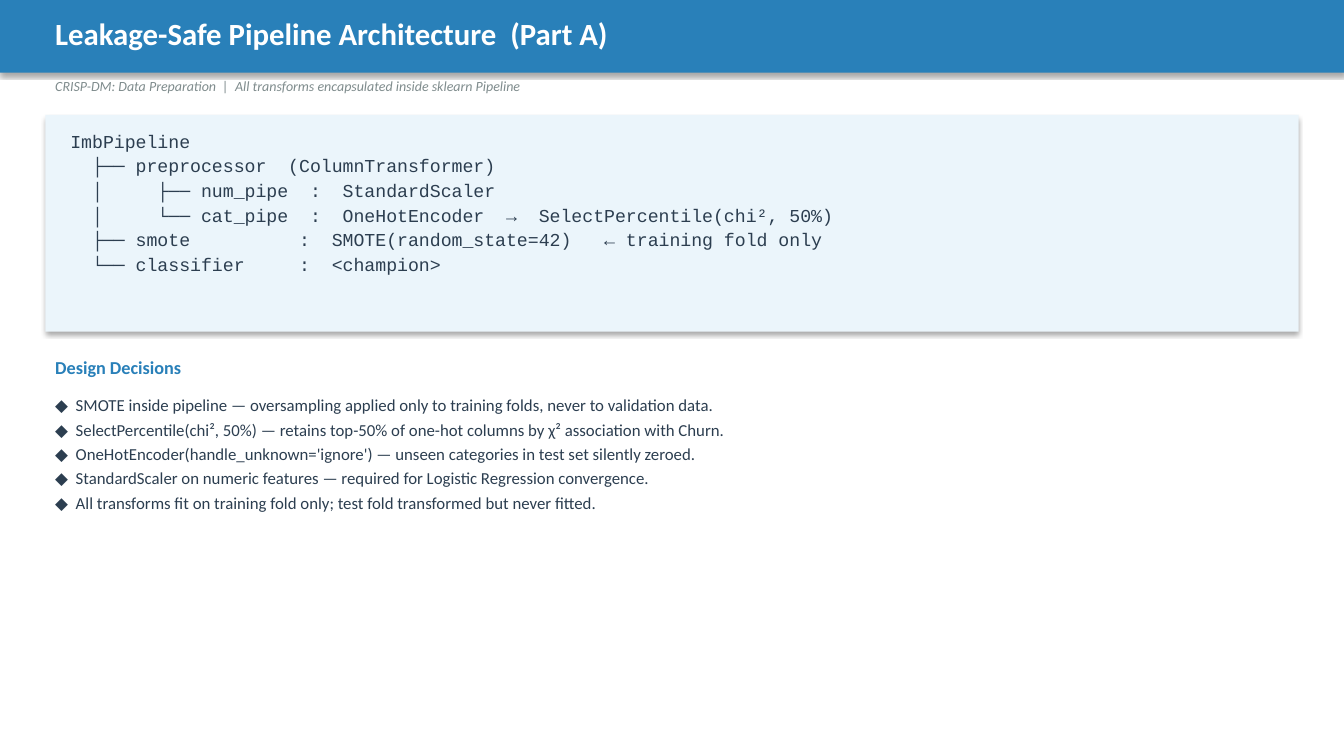
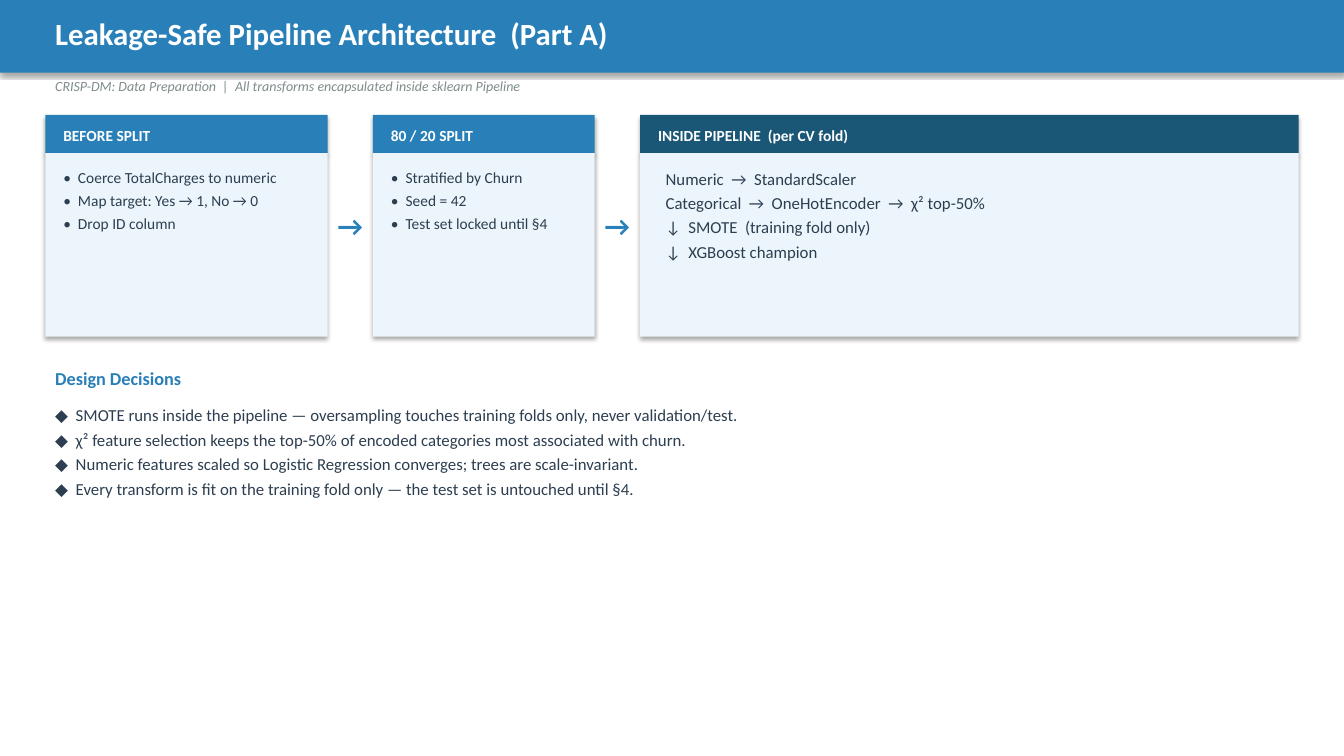
Before and after one commit to kinwahlai/SNAIC_AI_Program_Labs, a slide deck: slide 4 of Week 1/Wk1_Capstone/group3.pptx. Drawn at 1344x756 pixels with LibreOffice and Linux fonts; fonts in the diff are those of the drawing. Boxes give left, top, right and bottom in pixels: in the first picture for what was removed or moved away, otherwise in the second. Text is boxed around its words. In the diff, an @@ line names an element or a change of style, - is before the commit and + after.

```diff
--- a/Week 1/Wk1_Capstone/group3.pptx
+++ b/Week 1/Wk1_Capstone/group3.pptx
@@ rectangle added at (45, 115, 328, 153), fill #2980B9 @@
@@ rectangle added at (373, 115, 595, 153), fill #2980B9 @@
@@ rectangle added at (640, 115, 1299, 153), fill #1A5676 @@
@@ text added at (63, 131, 151, 141), 11 pt, text #FFFFFF, bold @@
+BEFORE SPLIT
@@ text added at (391, 130, 473, 141), 11 pt, text #FFFFFF, bold @@
+80 / 20 SPLIT
@@ text added at (658, 130, 848, 144), 11 pt, text #FFFFFF, bold @@
+INSIDE PIPELINE (per CV fold)
@@ rectangle added at (45, 153, 328, 337), fill #EBF5FB @@
@@ text added at (78, 172, 277, 232), 11 pt, text #2C3E50 @@
+• Coerce TotalCharges to numeric
+• Map target: Yes → 1, No → 0
+• Drop ID column
@@ rectangle added at (373, 153, 595, 337), fill #EBF5FB @@
@@ text added at (406, 172, 547, 230), 11 pt, text #2C3E50 @@
+• Stratified by Churn
+• Seed = 42
+• Test set locked until §4
@@ rectangle: place and size @@
-rectangle at (45, 115, 1299, 332)
+rectangle at (640, 153, 1299, 337)
@@ text at (666, 173, 985, 261): text changed; size 13 to 12 pt; font Courier New to Calibri @@
-ImbPipeline
-├── preprocessor (ColumnTransformer)
-│ ├── num_pipe : StandardScaler
-│ └── cat_pipe : OneHotEncoder → SelectPercentile(chi², 50%)
-├── smote : SMOTE(random_state=42) ← training fold only
-└── classifier : <champion>
+Numeric → StandardScaler
+Categorical → OneHotEncoder → χ² top-50%
+↓ SMOTE (training fold only)
+↓ XGBoost champion
@@ text added at (328, 204, 373, 244), 20 pt, text #2980B9, bold @@
+→
@@ text added at (595, 204, 640, 244), 20 pt, text #2980B9, bold @@
+→
@@ text "Design Decisions": place and size @@
-text "Design Decisions" at (55, 361, 181, 377)
+text "Design Decisions" at (55, 372, 181, 388)
@@ text at (76, 409, 737, 498): text changed @@
-◆ SMOTE inside pipeline — oversampling applied only to training folds, never to validation data.
-◆ SelectPercentile(chi², 50%) — retains top-50% of one-hot columns by χ² association with Churn.
-◆ OneHotEncoder(handle_unknown='ignore') — unseen categories in test set silently zeroed.
-◆ StandardScaler on numeric features — required for Logistic Regression convergence.
-◆ All transforms fit on training fold only; test fold transformed but never fitted.
+◆ SMOTE runs inside the pipeline — oversampling touches training folds only, never validation/test.
+◆ χ² feature selection keeps the top-50% of encoded categories most associated with churn.
+◆ Numeric features scaled so Logistic Regression converges; trees are scale-invariant.
+◆ Every transform is fit on the training fold only — the test set is untouched until §4.
```
Also in this commit, not shown: 4 other slides changed, 1 other file.
